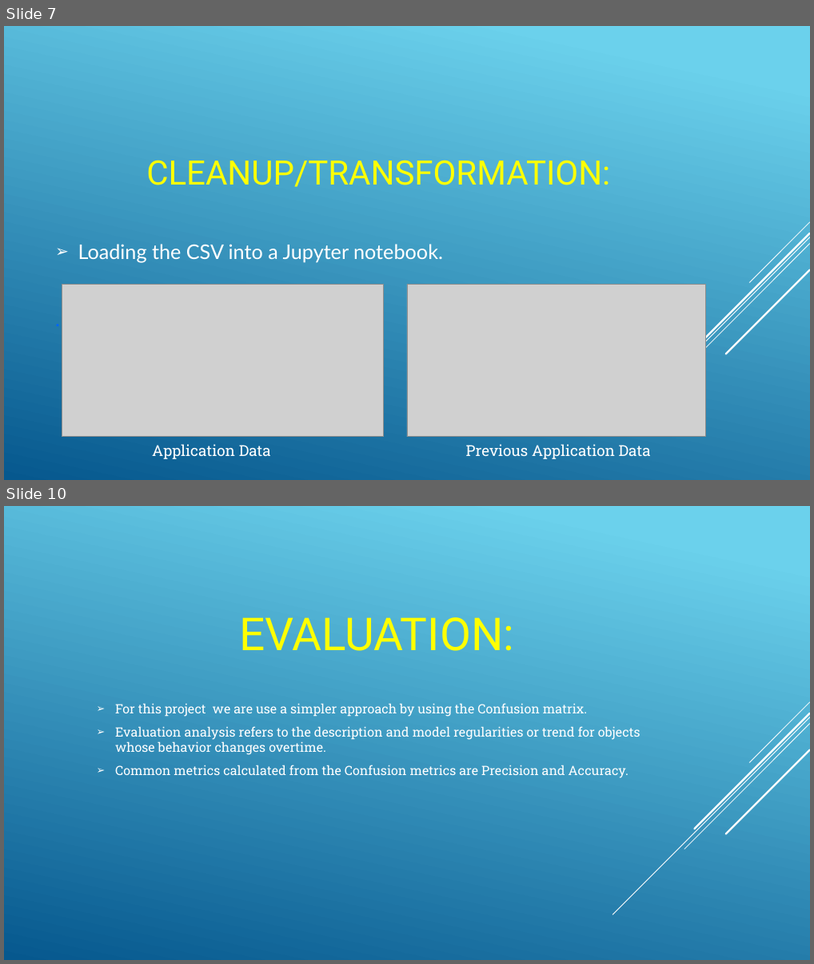
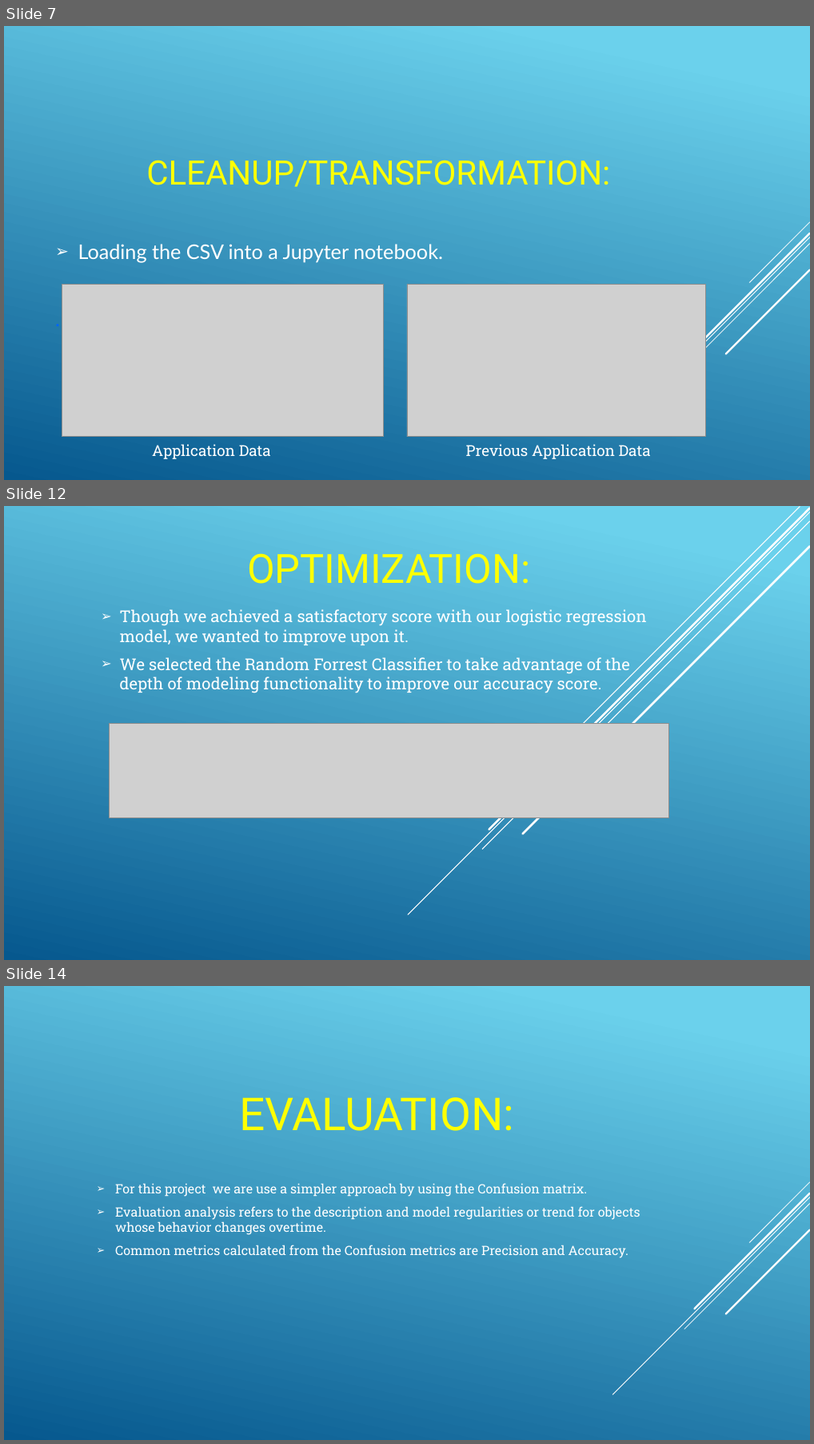
Before and after one commit to rashmirekha27/Loan_Officers, a slide deck: Project4_presentation.pptx. Shown one above the other, each under a label of ours: slides 7 and 10 before the commit, slides 7, 12 and 14 after it; the slides between them are not shown. The pictures are 814x964 and 814x1444 pixels, drawn with LibreOffice and Linux fonts; fonts in the diff are those of the drawing; grey boxes stand for pictures. Boxes give left, top, right and bottom in pixels: in the first picture for what was removed or moved away, otherwise in the second. Text is boxed around its words. In the diff, an @@ line names an element or a change of style, - is before the commit and + after.

```diff
--- a/Project4_presentation.pptx
+++ b/Project4_presentation.pptx
@@ slide 12 added at (4, 506, 810, 960), background gradient #6ED2EB to #06588E @@
@@ line added from (810, 512) to (408, 914), #FFFFFF 1 pt @@
@@ line added from (810, 521) to (482, 849), #FFFFFF 1 pt @@
@@ line added from (810, 508) to (489, 829), #FFFFFF 2.5 pt @@
@@ line added from (800, 507) to (549, 759), #FFFFFF 1 pt @@
@@ title added at (247, 553, 530, 584), 48 pt, text #FFFF00 @@
+OPTIMIZATION:
@@ line added from (810, 547) to (523, 834), #FFFFFF 2.5 pt @@
@@ text added at (120, 609, 647, 693), 19.4 pt, text #FFFFFF @@
+➢ Though we achieved a satisfactory score with our logistic regression model, we wanted to improve upon it.
+➢ We selected the Random Forrest Classifier to take advantage of the depth of modeling functionality to improve our accuracy score.
@@ picture added at (109, 723, 670, 817) @@
@@ what was slide 10 is now slide 14 @@
```
Also in this commit, not shown: 6 slides changed, 6 other slides added, 5 slides removed, 2 other files.
